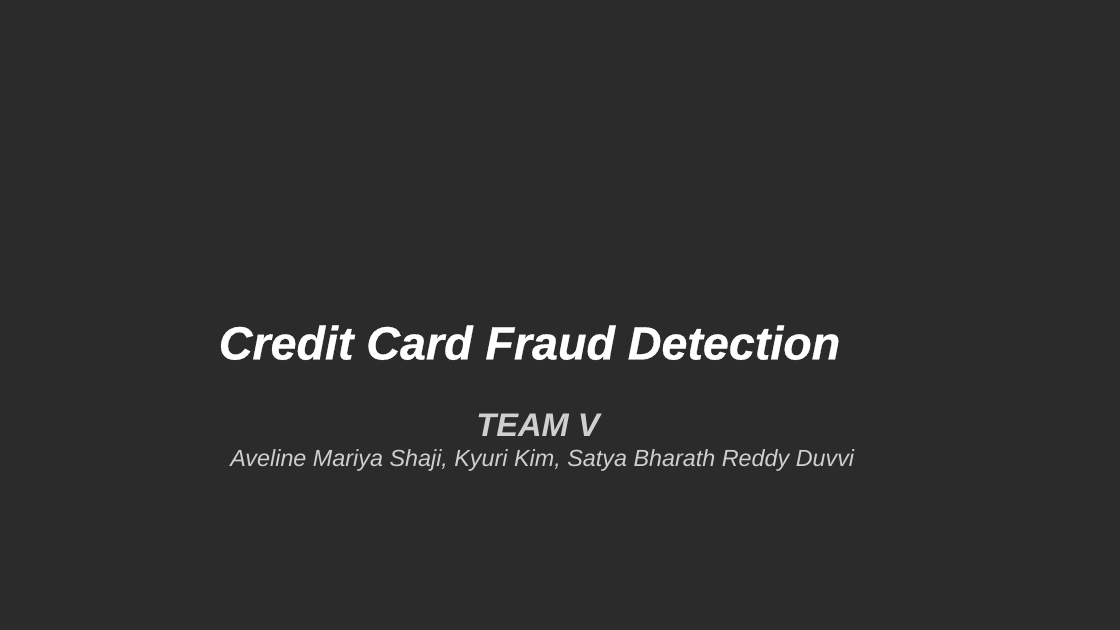
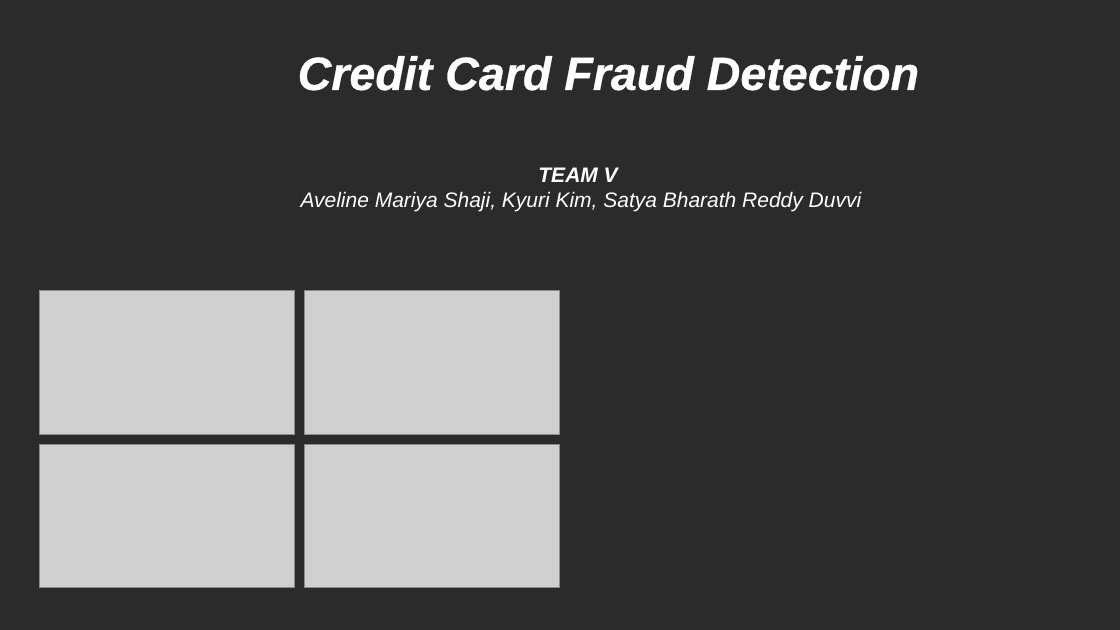
Before and after one commit to orangekim28/Team5_DataMining6103, a slide deck: slide 1 of Data_Mining_Team5.pptx. Drawn at 1120x630 pixels with LibreOffice and Linux fonts; fonts in the diff are those of the drawing; grey boxes stand for pictures; background and template pictures are left out; a plain dark background stands for a picture behind light text. Boxes give left, top, right and bottom in pixels: in the first picture for what was removed or moved away, otherwise in the second. Text is boxed around its words. In the diff, an @@ line names an element or a change of style, - is before the commit and + after.

```diff
--- a/Data_Mining_Team5.pptx
+++ b/Data_Mining_Team5.pptx
@@ title "Credit Card Fraud Detection": place and size @@
-title "Credit Card Fraud Detection" at [219,325,840,360]
+title "Credit Card Fraud Detection" at [298,56,919,91]
@@ text "TEAM V": place and size @@
-text "TEAM V" at [230,413,854,471]
+text "TEAM V" at [301,167,861,212]
@@ text "TEAM V" at [301,167,861,212]: size 28 to 18 pt in "TEAM V"; text colour #D0CECE to #FFFFFF, size 20 to 18 pt; line spacing 0.9 to 1; less space between paragraphs @@
@@ group added at [39,291,560,588]: 4 pictures @@
```
Also in this commit, not shown: 2 other slides changed, 4 slides added.
